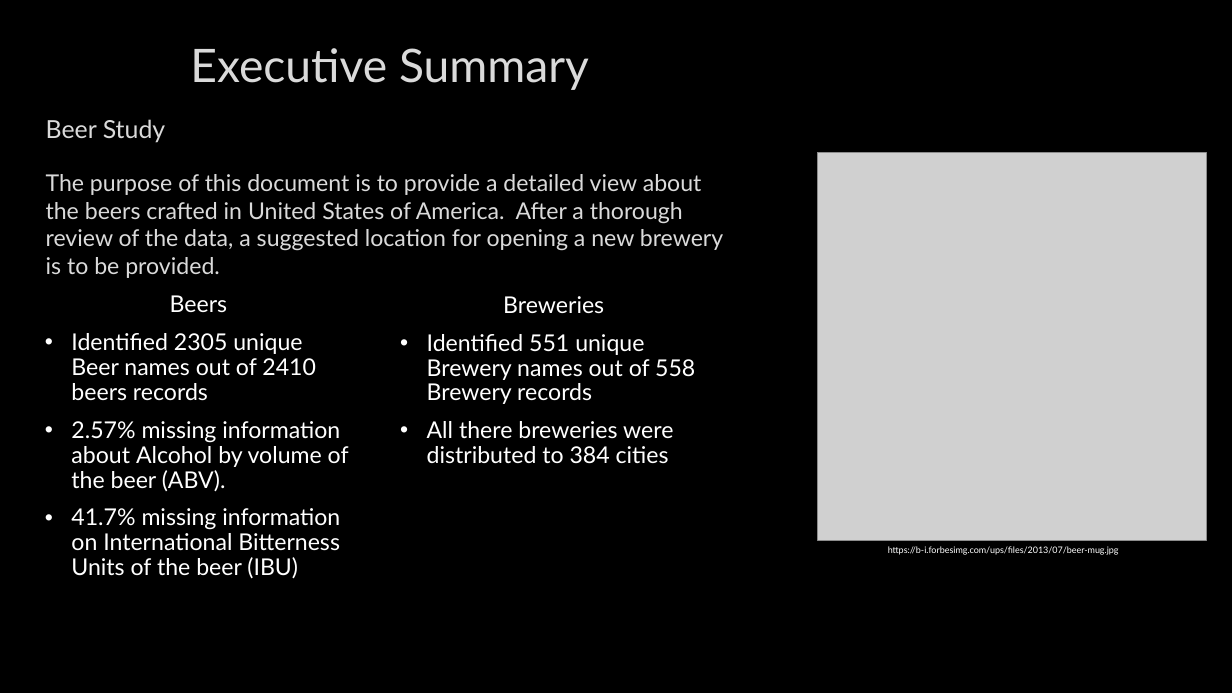
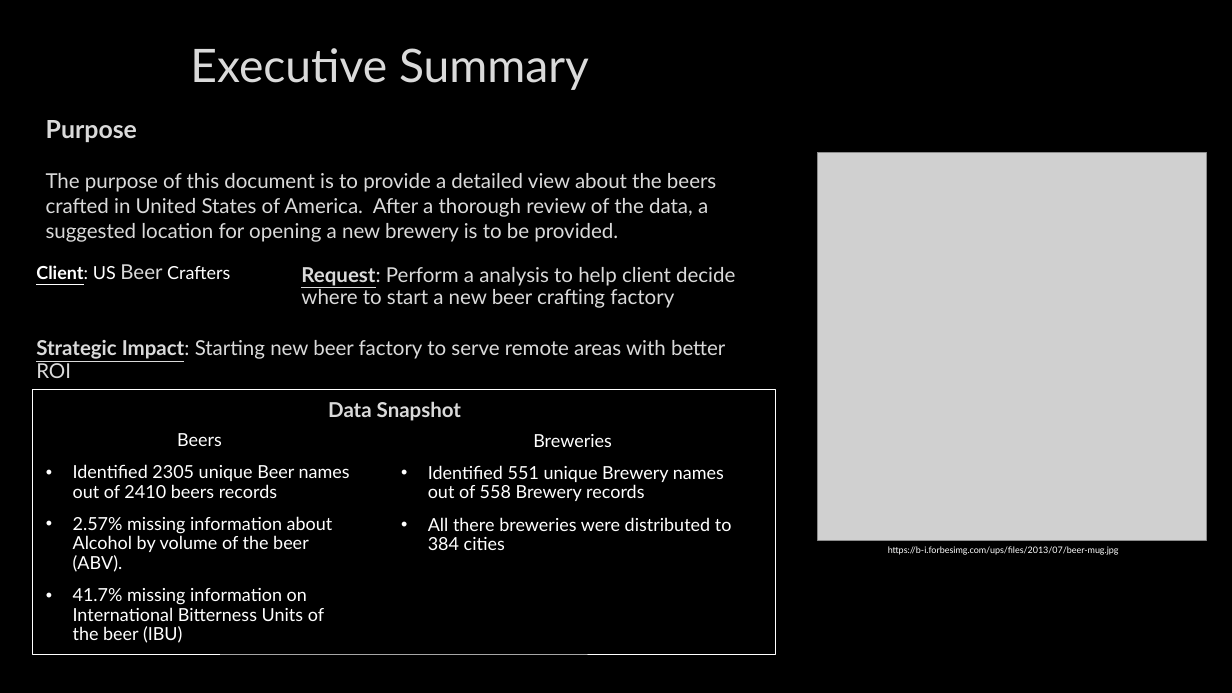
Before and after one commit to HammerLynch/MSDS6306_Case_Study_1, a slide deck: slide 2 of Presentation/Case_Study_Beers_FINAL.pptx. Drawn at 1232x693 pixels with LibreOffice and Linux fonts; fonts in the diff are those of the drawing; grey boxes stand for pictures; background and template pictures are left out. Boxes give left, top, right and bottom in pixels: in the first picture for what was removed or moved away, otherwise in the second. Text is boxed around its words. In the diff, an @@ line names an element or a change of style, - is before the commit and + after.

```diff
--- a/Presentation/Case_Study_Beers_FINAL.pptx
+++ b/Presentation/Case_Study_Beers_FINAL.pptx
@@ text at <box>46,120,137,142</box>: text changed; bold on @@
-Beer Study
+Purpose
@@ text "The purpose of this document ..." at <box>46,173,716,242</box>: size 18 to 16 pt @@
@@ text added at <box>36,264,230,279</box>, 14 pt, text #FFFFFF @@
+Client: US Beer Crafters
@@ text added at <box>301,267,735,308</box>, 16 pt, text #DADADA @@
+Request: Perform a analysis to help client decide where to start a new beer crafting factory
@@ text added at <box>36,340,725,378</box>, 16 pt, text #DADADA @@
+Strategic Impact: Starting new beer factory to serve remote areas with better ROI
@@ rectangle added at <box>32,389,775,654</box>, outline #FFFFFF 0.25 pt @@
@@ text added at <box>328,401,461,421</box>, 16 pt, text #DADADA, bold @@
+Data Snapshot
@@ text "Beers": place and size @@
-text "Beers" at <box>71,295,349,579</box>
+text "Beers" at <box>73,433,350,643</box>
@@ text "Beers" at <box>73,433,350,643</box>: size 18 to 14 pt @@
@@ text "Breweries" at <box>428,434,732,550</box>: size 18 to 14 pt @@
@@ text "Breweries": place and size @@
-text "Breweries" at <box>427,296,695,464</box>
+text "Breweries" at <box>428,434,732,550</box>
```
Also in this commit, not shown: 3 other slides changed, 6 other files.
